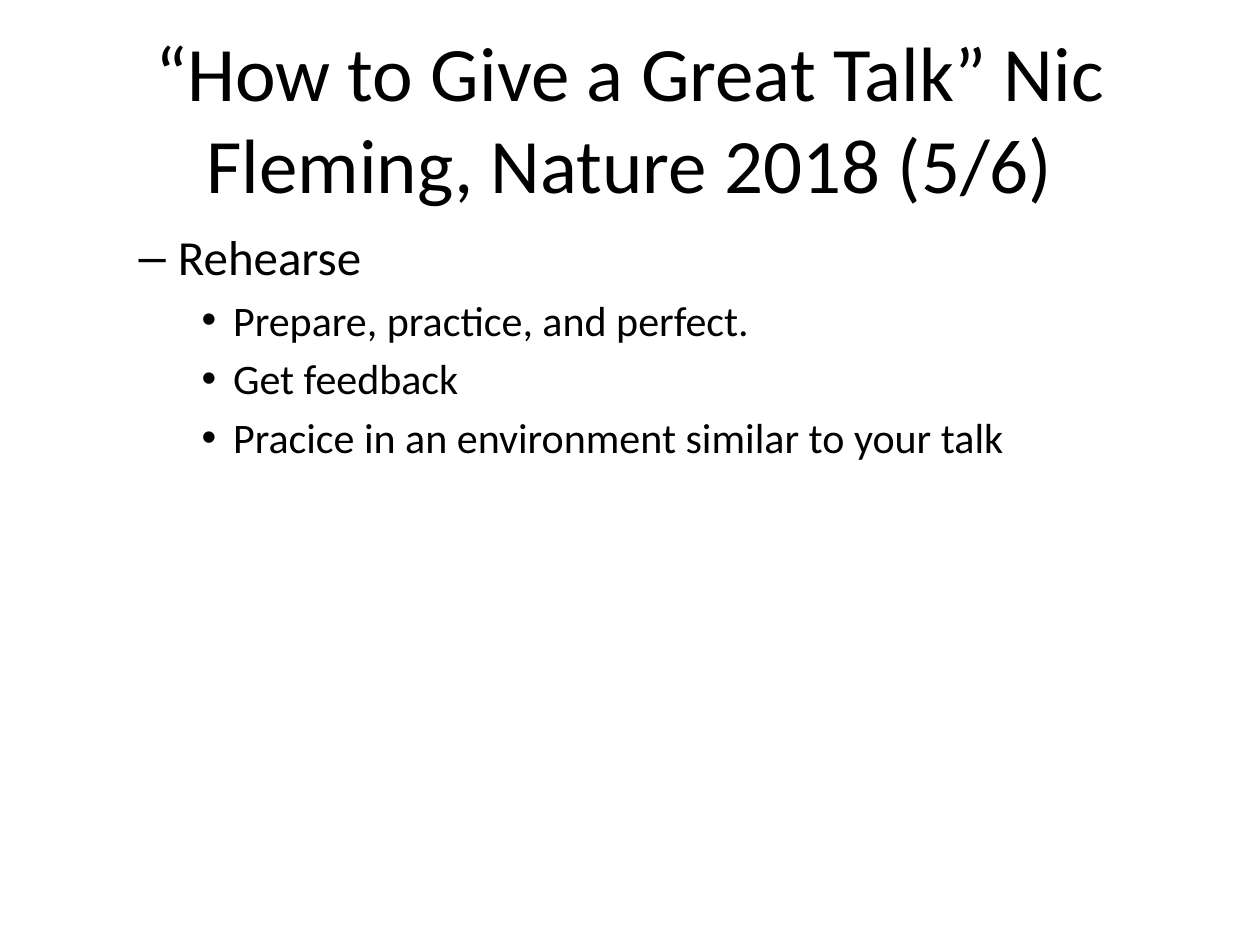
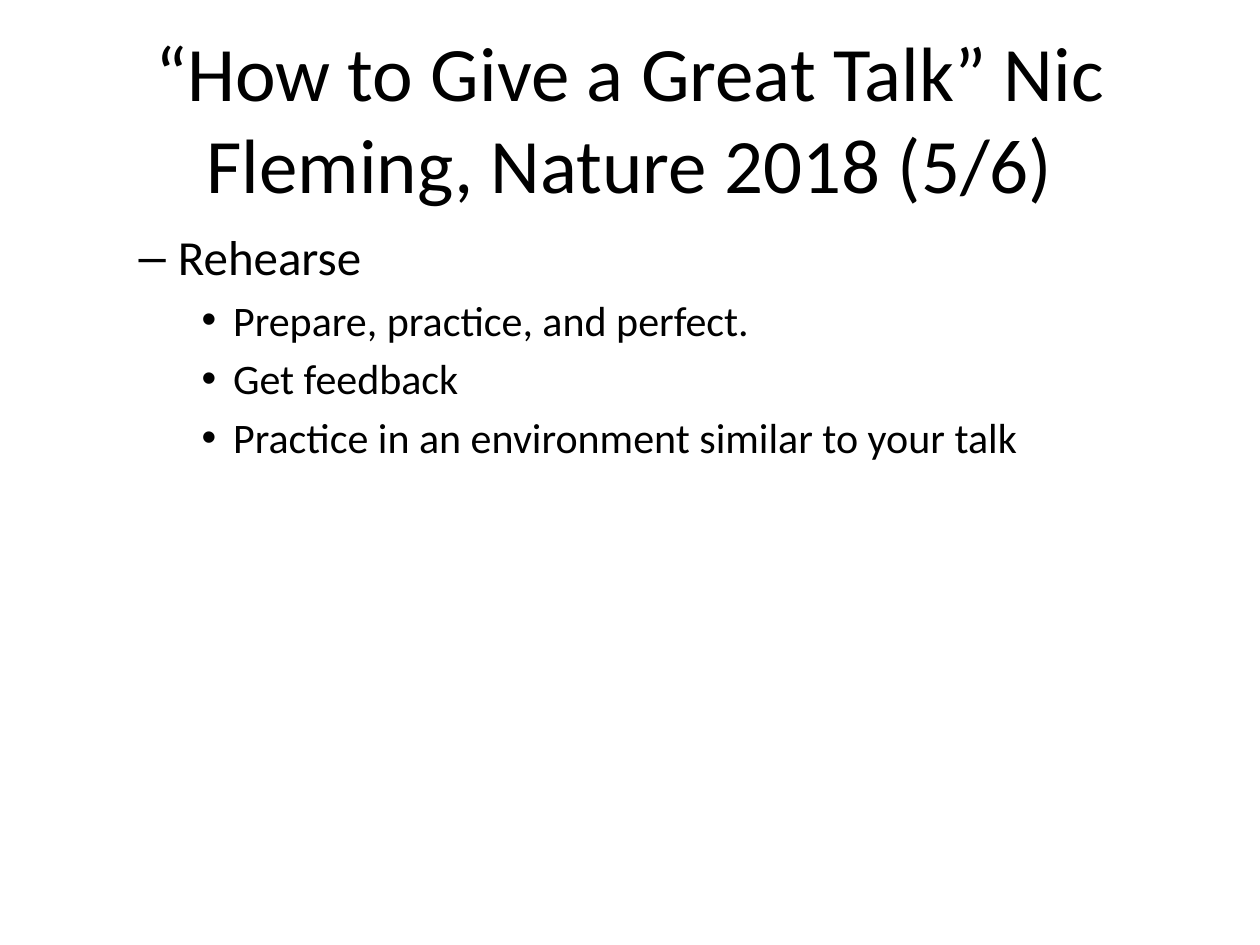
Before and after one commit to pmean/classes, a slide deck: slide 8 of clinical-research-methodology/results/video14-research-talks.pptx. Drawn at 1260x945 pixels with LibreOffice and Linux fonts; fonts in the diff are those of the drawing. Boxes give left, top, right and bottom in pixels: in the first picture for what was removed or moved away, otherwise in the second. Text is boxed around its words. In the diff, an @@ line names an element or a change of style, - is before the commit and + after.

```diff
--- a/clinical-research-methodology/results/video14-research-talks.pptx
+++ b/clinical-research-methodology/results/video14-research-talks.pptx
@@ text at (233,423,1017,460): text changed @@
-    • Pracice in an environment similar to your talk
+    • Practice in an environment similar to your talk
```
Also in this commit, not shown: 5 other slides changed, 6 other files.
